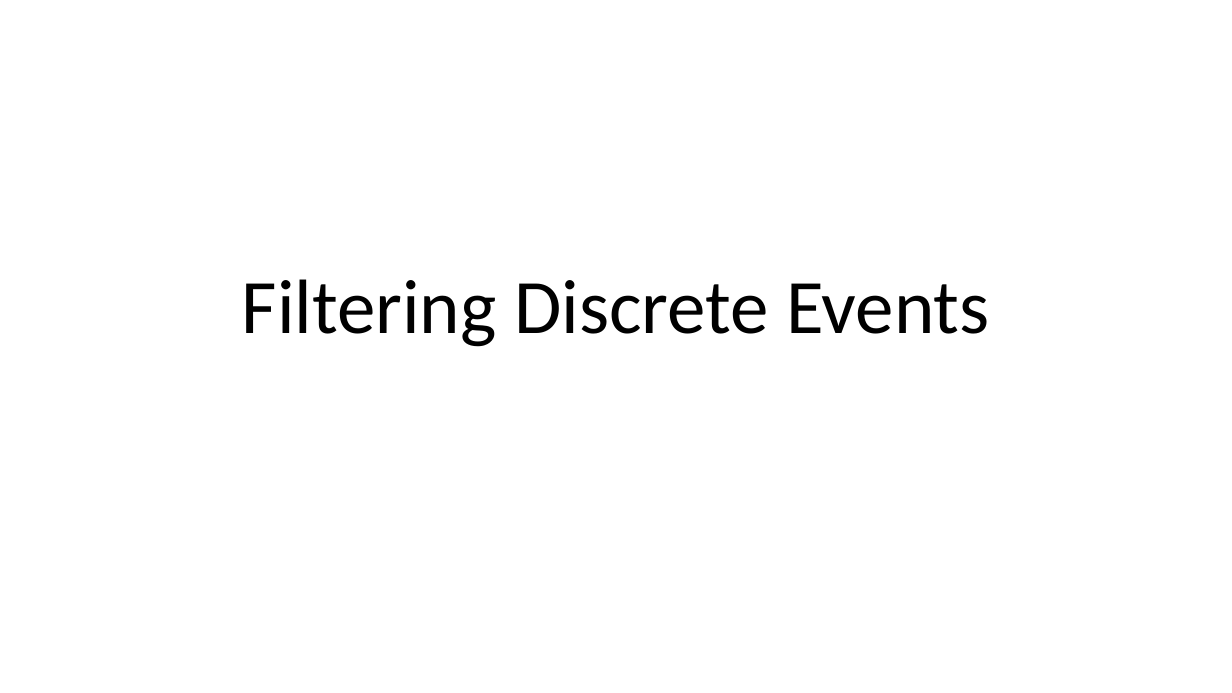
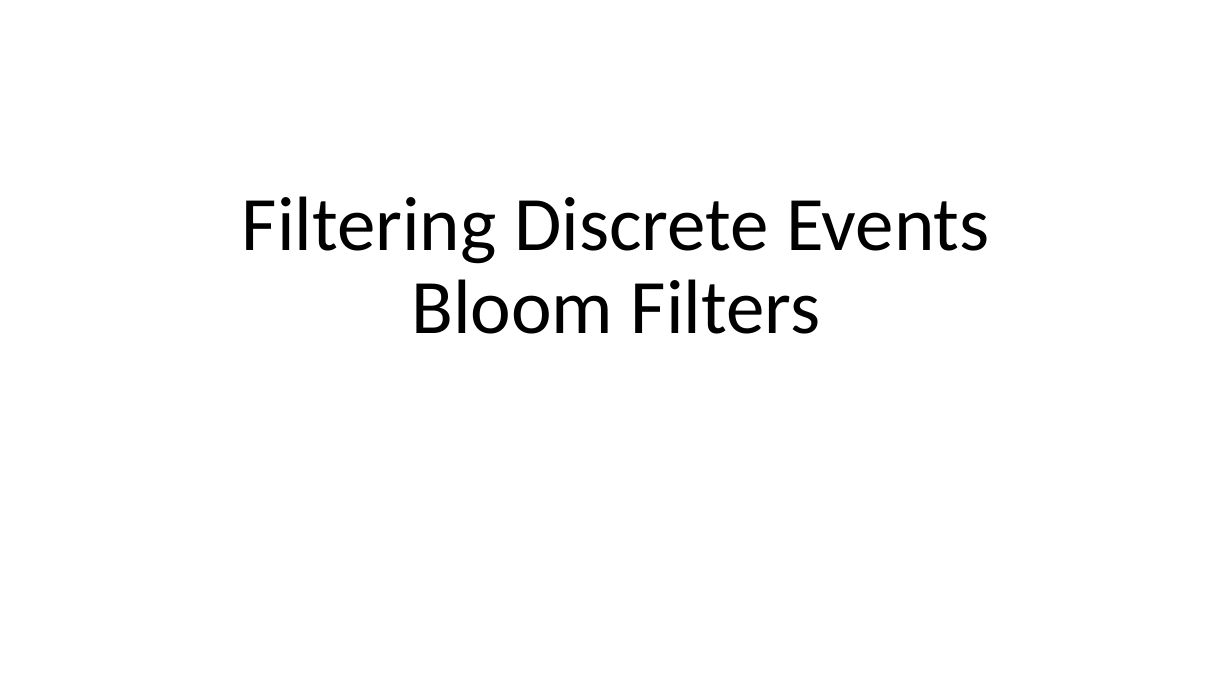
Before and after one commit to jonahneu/CSCI-E-108, a slide deck: slide 47 of slides/3_OnlineAnalytics_Part1.pptx. Drawn at 1232x693 pixels with LibreOffice and Linux fonts; fonts in the diff are those of the drawing. Boxes give left, top, right and bottom in pixels: in the first picture for what was removed or moved away, otherwise in the second. Text is boxed around its words. In the diff, an @@ line names an element or a change of style, - is before the commit and + after.

```diff
--- a/slides/3_OnlineAnalytics_Part1.pptx
+++ b/slides/3_OnlineAnalytics_Part1.pptx
@@ title at box(242, 196, 990, 334): text changed @@
-Filtering Discrete Events
+Filtering Discrete Events
+Bloom Filters
```
Also in this commit, not shown: 7 other slides changed, 1 slide added.
